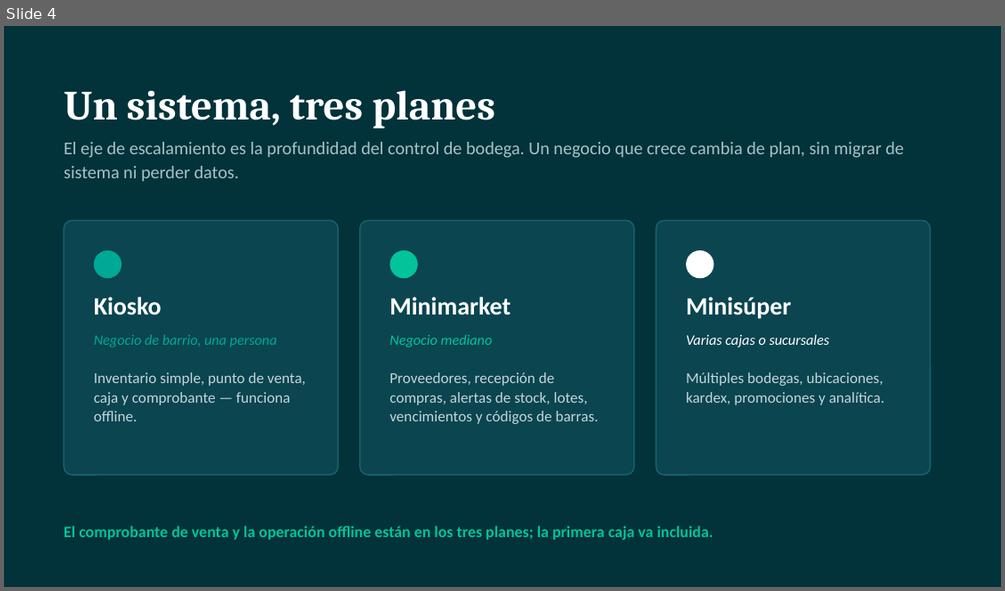
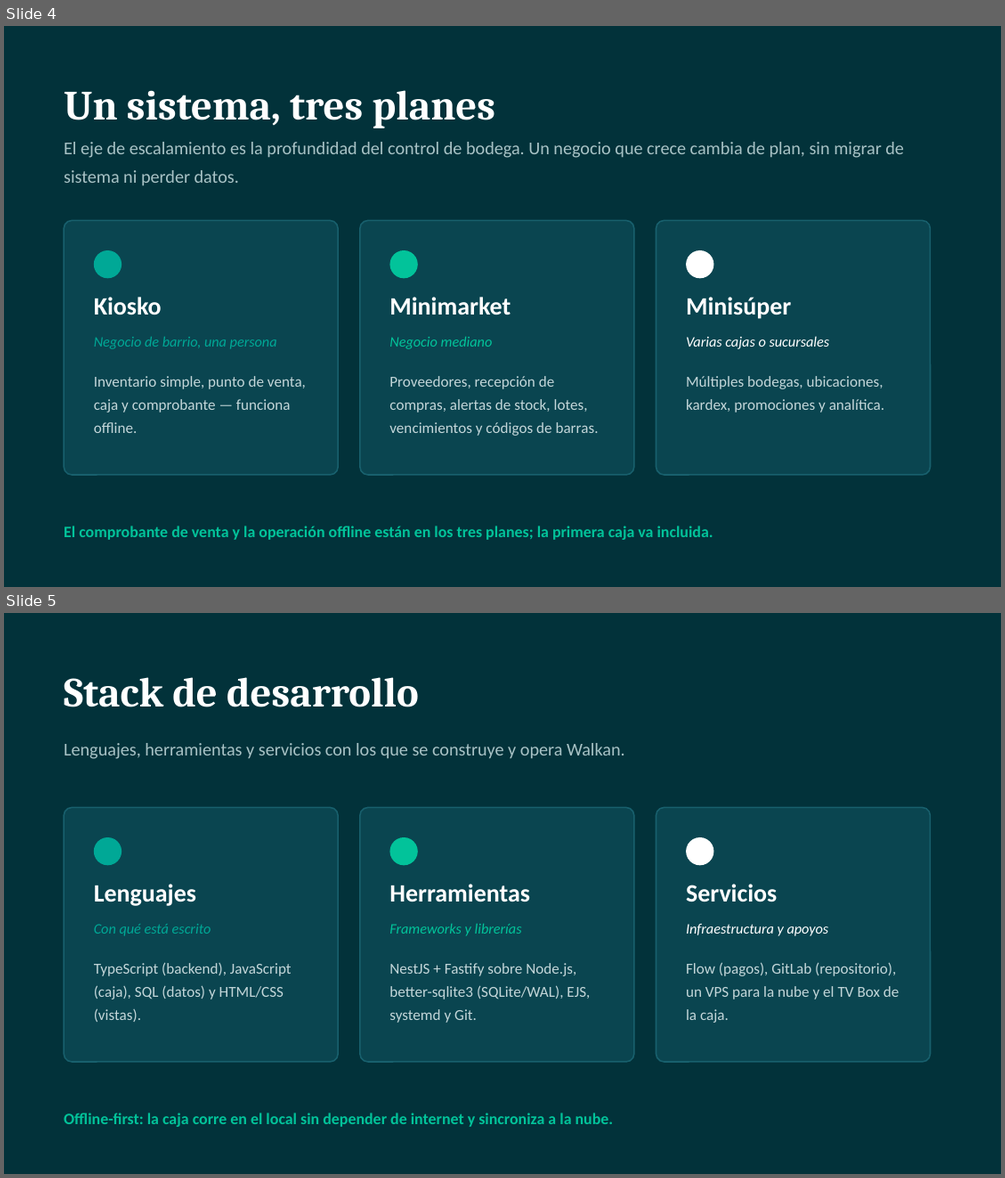
Before and after one commit to Chazito/Walkan, a slide deck: Fase 1/Evidencias Grupales/Proyecto_APT_Presentacion.pptx. Shown one above the other, each under a label of ours: slide 4 before the commit, slides 4 and 5 after it. The pictures are 1005x591 and 1005x1178 pixels, drawn with LibreOffice and Linux fonts; fonts in the diff are those of the drawing. Boxes give left, top, right and bottom in pixels: in the first picture for what was removed or moved away, otherwise in the second. Text is boxed around its words. In the diff, an @@ line names an element or a change of style, - is before the commit and + after.

```diff
--- a/Fase 1/Evidencias Grupales/Proyecto_APT_Presentacion.pptx
+++ b/Fase 1/Evidencias Grupales/Proyecto_APT_Presentacion.pptx
@@ slide 5 added at (x1=4, y1=613, x2=1001, y2=1174), background #02323A @@
@@ text added at (x1=64, y1=677, x2=419, y2=707), 30 pt, text #FFFFFF, bold @@
+Stack de desarrollo
@@ text added at (x1=64, y1=743, x2=625, y2=759), 13 pt, text #A8C2C5 @@
+Lenguajes, herramientas y servicios con los que se construye y opera Walkan.
@@ rounded rectangle added at (x1=64, y1=807, x2=338, y2=1062), fill #0A4550, outline #18606D 1 pt @@
@@ rounded rectangle added at (x1=360, y1=807, x2=634, y2=1062), fill #0A4550, outline #18606D 1 pt @@
@@ rounded rectangle added at (x1=655, y1=807, x2=930, y2=1062), fill #0A4550, outline #18606D 1 pt @@
@@ ellipse added at (x1=94, y1=837, x2=121, y2=865), fill #00A896 @@
@@ ellipse added at (x1=389, y1=837, x2=418, y2=865), fill #02C39A @@
@@ ellipse added at (x1=686, y1=837, x2=713, y2=865), fill #FFFFFF @@
@@ text added at (x1=94, y1=884, x2=196, y2=906), 18 pt, text #FFFFFF, bold @@
+Lenguajes
@@ text added at (x1=389, y1=884, x2=530, y2=902), 18 pt, text #FFFFFF, bold @@
+Herramientas
@@ text added at (x1=686, y1=884, x2=777, y2=902), 18 pt, text #FFFFFF, bold @@
+Servicios
@@ text added at (x1=94, y1=924, x2=211, y2=936), 10.5 pt, text #00A896, italic @@
+Con qué está escrito
@@ text added at (x1=389, y1=923, x2=522, y2=936), 10.5 pt, text #02C39A, italic @@
+Frameworks y librerías
@@ text added at (x1=686, y1=924, x2=829, y2=936), 10.5 pt, text #FFFFFF, italic @@
+Infraestructura y apoyos
@@ text added at (x1=94, y1=962, x2=291, y2=1022), 11 pt, text #C3D6D9 @@
+TypeScript (backend), JavaScript (caja), SQL (datos) y HTML/CSS (vistas).
@@ text added at (x1=389, y1=963, x2=590, y2=1022), 11 pt, text #C3D6D9 @@
+NestJS + Fastify sobre Node.js, better-sqlite3 (SQLite/WAL), EJS, systemd y Git.
@@ text added at (x1=686, y1=962, x2=899, y2=1022), 11 pt, text #C3D6D9 @@
+Flow (pagos), GitLab (repositorio), un VPS para la nube y el TV Box de la caja.
@@ text added at (x1=64, y1=1112, x2=614, y2=1127), 11.5 pt, text #02C39A, bold @@
+Offline-first: la caja corre en el local sin depender de internet y sincroniza a la nube.
@@ slide 4 changed as well @@
@@ text "El eje de escalamiento es ..." at (x1=64, y1=142, x2=904, y2=186): line spacing 17pt to 1.31 @@
@@ line spacing 13pt to 1.24 in 3 elements at (x1=94, y1=337, x2=277, y2=349), (x1=389, y1=337, x2=493, y2=349), (x1=686, y1=336, x2=830, y2=349) @@
@@ line spacing 14pt to 1.27 in 3 elements at (x1=94, y1=376, x2=306, y2=433), (x1=389, y1=376, x2=599, y2=435), (x1=686, y1=376, x2=884, y2=412) @@
```
Also in this commit, not shown: 3 other slides changed, 1 other slide added.
